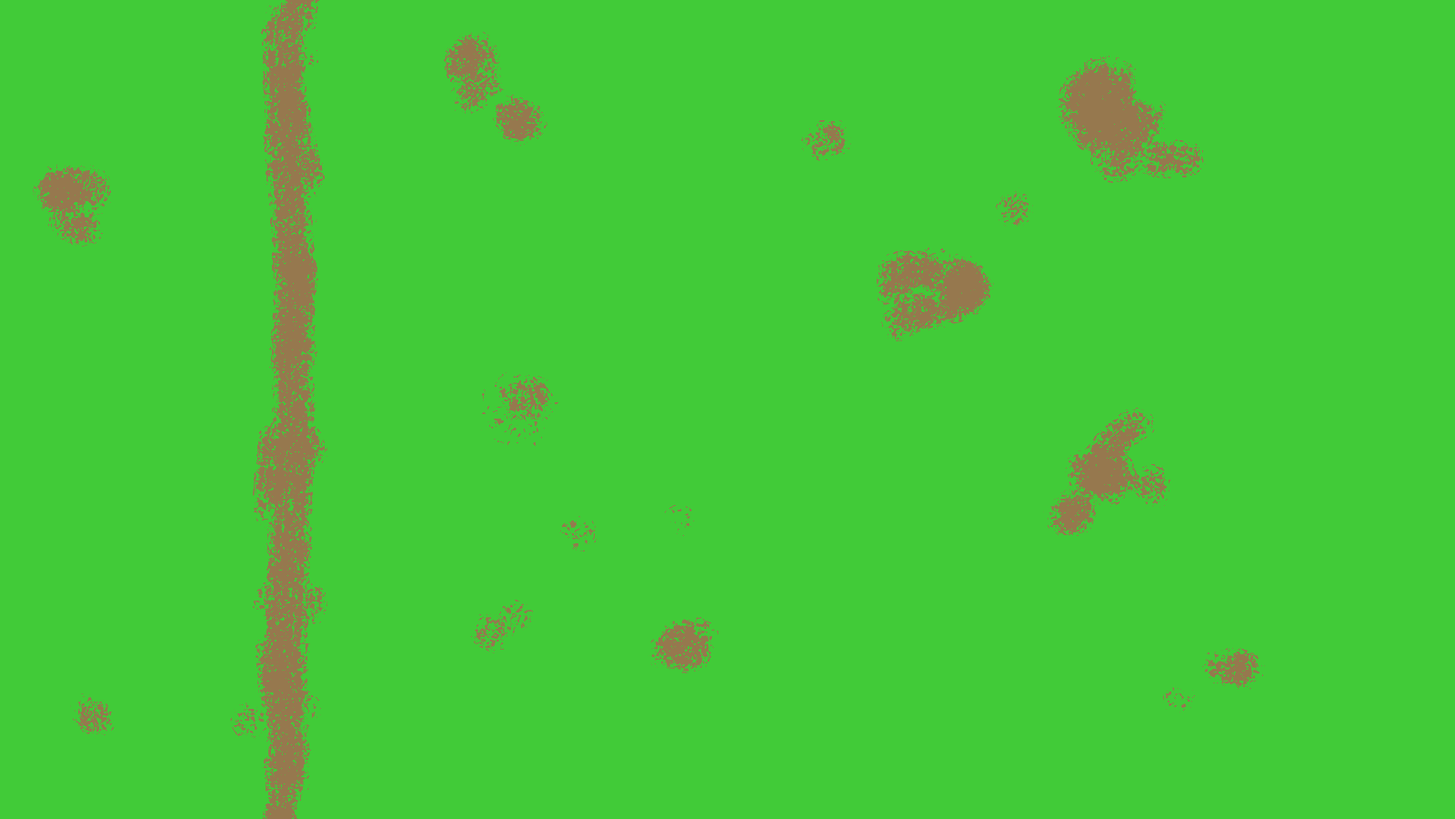
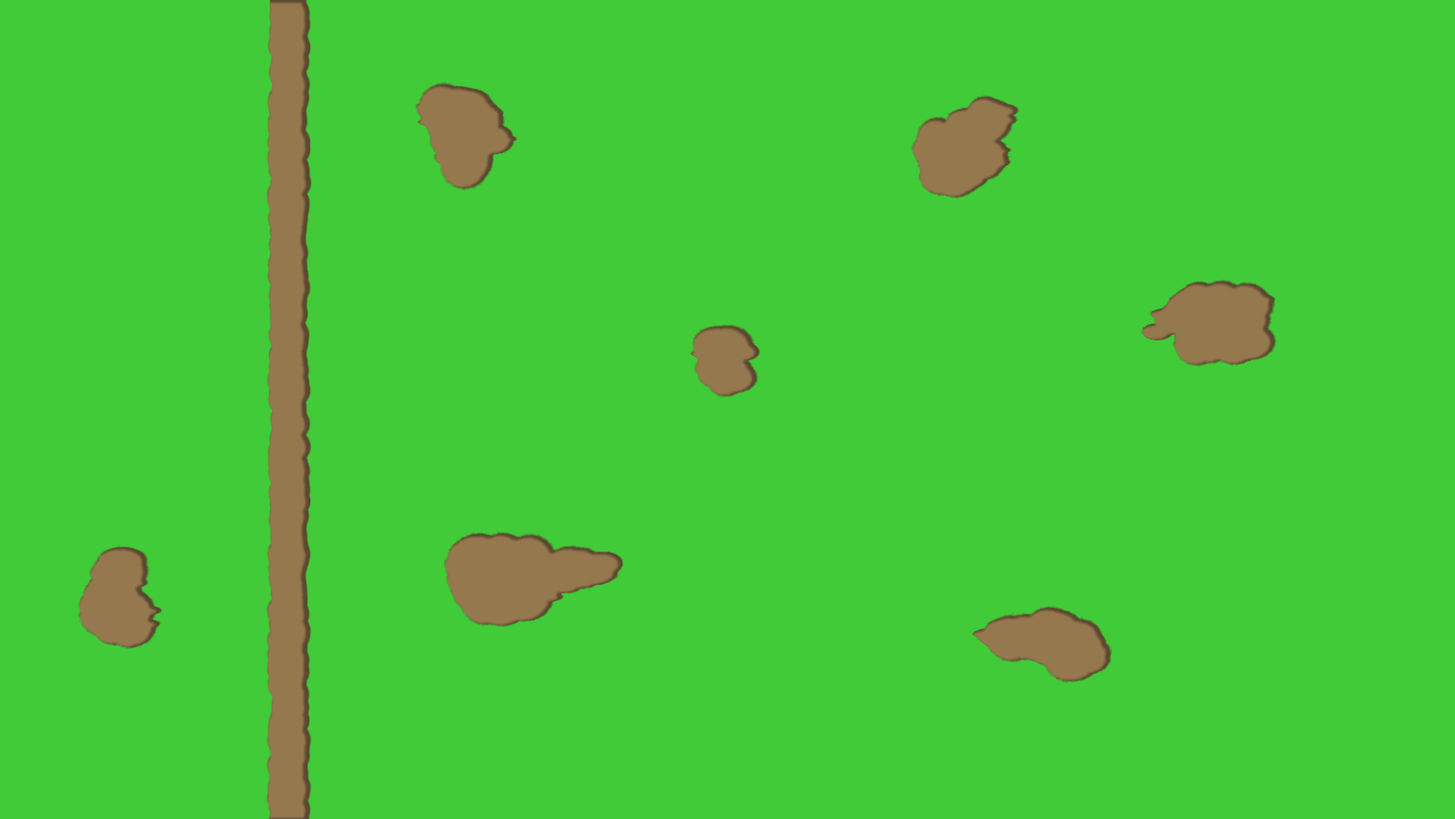
Revision of a layered (1455, 819) image; what changed, layer by layer:
added layer "Ebene 4" above "Ebene 3" over [77, 0, 1278, 819]
added layer "Ebene 3" above "Ebene 1" over [32, 0, 1278, 819]
hid "Ebene 1" over [32, 0, 1266, 819]
